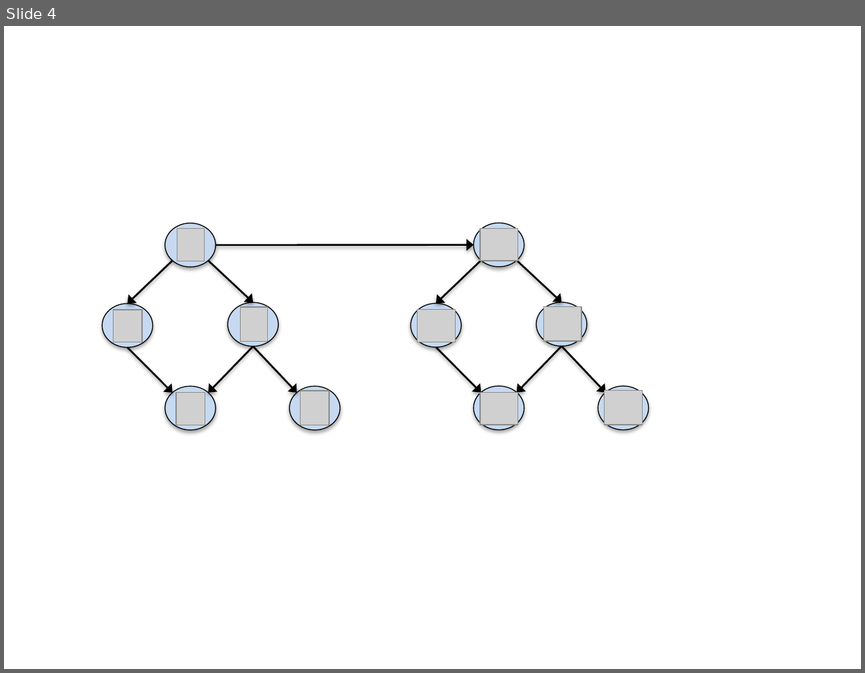
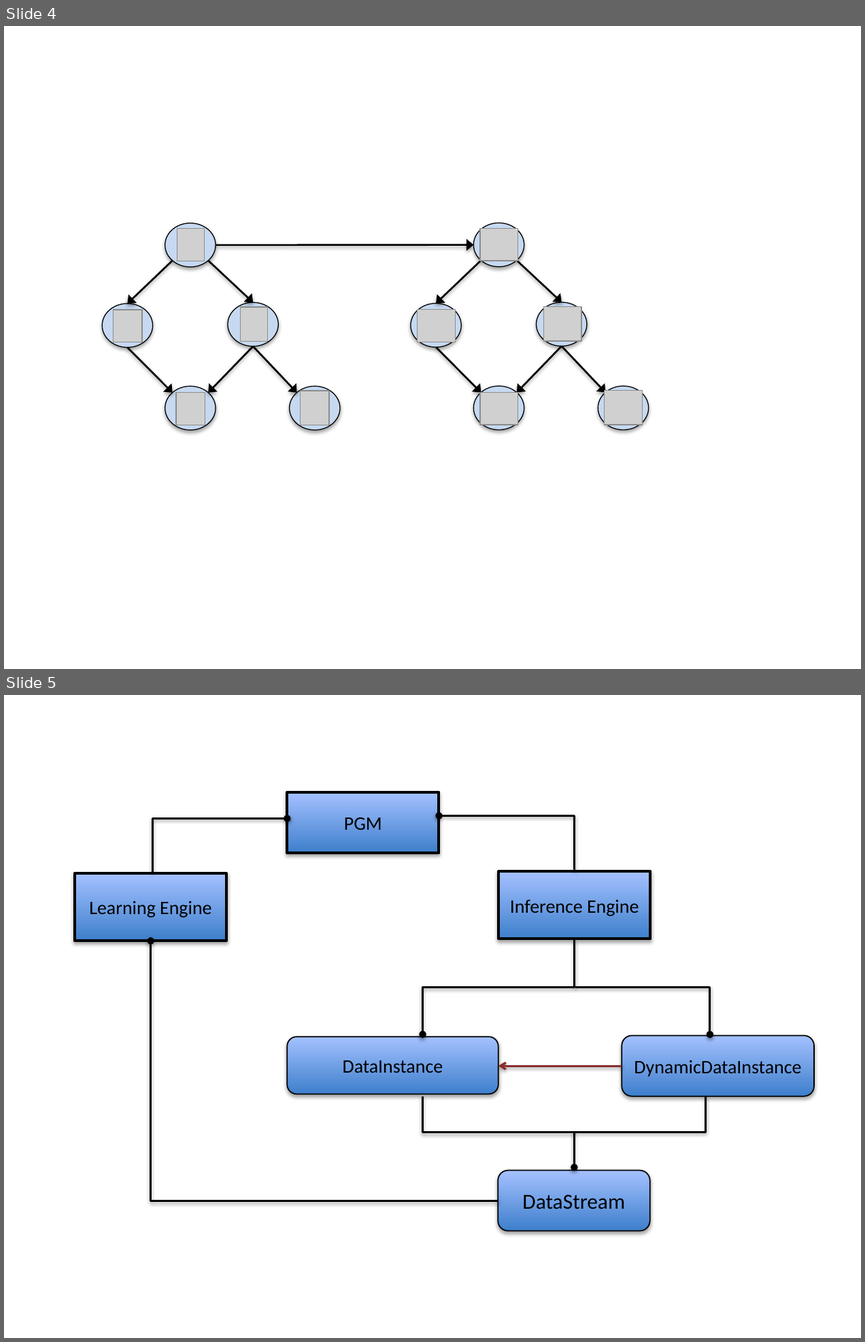
Before and after one commit to amidst/toolbox, a slide deck: doc/D2.3_SoftwareLibraryImplementation/figures/Figures Software Library Delivrable 2.3.pptx. Shown one above the other, each under a label of ours: slide 4 before the commit, slides 4 and 5 after it. The pictures are 865x673 and 865x1342 pixels, drawn with LibreOffice and Linux fonts; fonts in the diff are those of the drawing; grey boxes stand for pictures. Boxes give left, top, right and bottom in pixels: in the first picture for what was removed or moved away, otherwise in the second. Text is boxed around its words. In the diff, an @@ line names an element or a change of style, - is before the commit and + after.

```diff
--- a/doc/D2.3_SoftwareLibraryImplementation/figures/Figures Software Library Delivrable 2.3.pptx
+++ b/doc/D2.3_SoftwareLibraryImplementation/figures/Figures Software Library Delivrable 2.3.pptx
@@ slide 5 added at (x1=4, y1=695, x2=861, y2=1338), background #FFFFFF @@
@@ rectangle added at (x1=287, y1=792, x2=439, y2=853), fill gradient #3F80CE to #A4C4FF, outline #000000 2.25 pt, 16 pt, text #000000 @@
+PGM
@@ elbow arrow added from (574, 870) to (439, 816), #000000 1.75 pt @@
@@ elbow arrow added from (152, 872) to (287, 818), #000000 1.75 pt @@
@@ rectangle added at (x1=75, y1=873, x2=227, y2=941), fill gradient #3F80CE to #A4C4FF, outline #000000 2.25 pt, 16 pt, text #000000 @@
+Learning Engine
@@ rectangle added at (x1=498, y1=872, x2=650, y2=939), fill gradient #3F80CE to #A4C4FF, outline #000000 2.25 pt, 16 pt, text #000000 @@
+Inference Engine
@@ elbow arrow added from (498, 1200) to (150, 941), #000000 1.75 pt @@
@@ elbow arrow added from (575, 940) to (423, 1034), #000000 1.75 pt @@
@@ elbow arrow added from (575, 987) to (710, 1034), #000000 1.75 pt @@
@@ rounded rectangle added at (x1=287, y1=1037, x2=498, y2=1094), fill gradient #3F80CE to #A4C4FF, outline #000000 1 pt, 16 pt, text #000000 @@
+DataInstance
@@ rounded rectangle added at (x1=621, y1=1035, x2=814, y2=1096), fill gradient #3F80CE to #A4C4FF, outline #000000 1 pt, 16 pt, text #000000 @@
+DynamicDataInstance
@@ elbow arrow added from (621, 1066) to (498, 1066), #882E2E 1.75 pt @@
@@ elbow line added from (422, 1096) to (575, 1132), #000000 1.75 pt @@
@@ elbow arrow added from (706, 1096) to (574, 1167), #000000 1.75 pt @@
@@ rounded rectangle added at (x1=498, y1=1170, x2=649, y2=1231), fill gradient #3F80CE to #A4C4FF, outline #000000 1 pt, 18 pt, text #000000 @@
+DataStream
```
Also in this commit, not shown: 14 other files.
